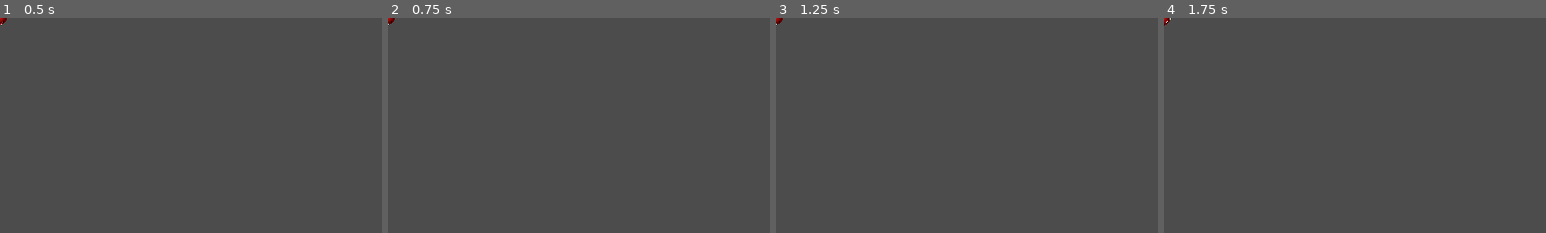
Above: before the commit, frames 1-4 (left to right).
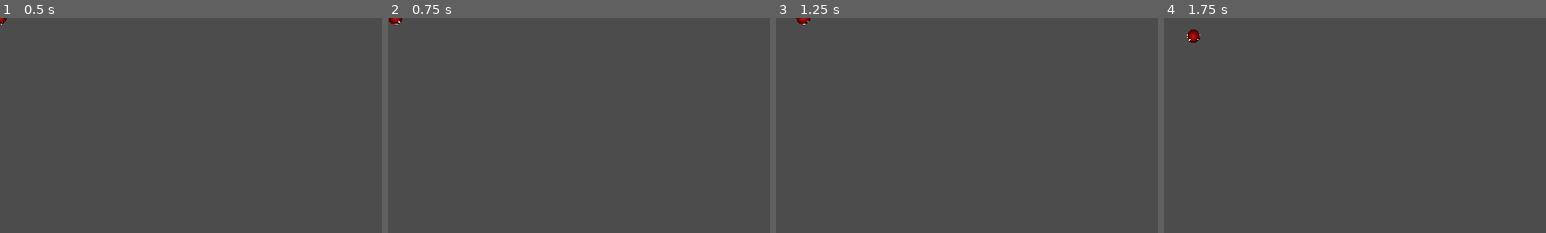
Above: after the commit, the same moments.

Repository: mrhappyhof/soulThieves
Game: Godot game, scene res://scenes/LocalPlayer.tscn
The game is run twice, just before and just after one commit, with the same random seed, the same clock (stepped at 60 frames per second) and the same inputs. This scene is started directly instead of the project's main scene.
Inputs:
- Up to frame 1 (0.5 s): no input
- Up to frame 2 (0.75 s): tap Enter at 0.5 s; hold D (move_right) from 0.53 s (still down)
- Up to frame 3 (1.25 s): keep holding D (move_right)
- Up to frame 4 (1.75 s): tap Space at 1.25 s; release D (move_right) at 1.28 s; hold S (move_down) from 1.28 s (still down)
The pictures show only the part of the screen within x 0-50%, y 0-50%; the shares and areas given below are measured in that part.

Frame 1 is identical in both runs. In frame 2, 0.1% of the frame differs, in the area x 0-4%, y 0-4%; in frame 3, 0.1%; in frame 4, 0.2%, in the area x 0-10%, y 0-12%.

Commit message:
Bomb Spawn and Animation

Diff:
--- a/GranatierClient/scenes/Bomb.tscn
+++ b/GranatierClient/scenes/Bomb.tscn
@@ -1,14 +1,12 @@
-[gd_scene load_steps=19 format=2]
+[gd_scene load_steps=13 format=2]
 
 [ext_resource path="res://resources/images/bomb.svg" type="Texture" id=1]
 [ext_resource path="res://resources/images/bombExplosion.svg" type="Texture" id=2]
-[ext_resource path="res://resources/images/bombExplosionSpread.svg" type="Texture" id=3]
 [ext_resource path="res://scripts/Bomb.gd" type="Script" id=4]
 
 [sub_resource type="Animation" id=1]
 resource_name = "Bomb"
-length = 2.0
-loop = true
+length = 3.0
 tracks/0/type = "value"
 tracks/0/path = NodePath(".:scale")
 tracks/0/interp = 1
@@ -16,10 +14,10 @@
 tracks/0/imported = false
 tracks/0/enabled = true
 tracks/0/keys = {
-"times": PoolRealArray( 0, 1, 2 ),
-"transitions": PoolRealArray( 1, 1, 1 ),
+"times": PoolRealArray( 0, 0.35, 0.7, 1.1, 1.5, 1.85, 2.2, 2.6, 3 ),
+"transitions": PoolRealArray( 1, 1, 1, 1, 1, 1, 1, 1, 1 ),
 "update": 0,
-"values": [ Vector2( 1, 1 ), Vector2( 1.1, 1.1 ), Vector2( 1, 1 ) ]
+"values": [ Vector2( 1, 1 ), Vector2( 1.1, 1.1 ), Vector2( 1, 1 ), Vector2( 1.1, 1.1 ), Vector2( 1, 1 ), Vector2( 1.1, 1.1 ), Vector2( 1, 1 ), Vector2( 1.1, 1.1 ), Vector2( 1, 1 ) ]
 }
 
 [sub_resource type="AtlasTexture" id=2]
@@ -55,83 +53,43 @@
 "speed": 5.0
 } ]
 
-[sub_resource type="AtlasTexture" id=8]
-flags = 4
-atlas = ExtResource( 3 )
-region = Rect2( 0, 0, 100, 300 )
+[sub_resource type="CircleShape2D" id=14]
+radius = 450.0
 
-[sub_resource type="AtlasTexture" id=9]
-flags = 4
-atlas = ExtResource( 3 )
-region = Rect2( 100, 0, 100, 300 )
+[sub_resource type="CircleShape2D" id=15]
+radius = 90.1388
 
-[sub_resource type="AtlasTexture" id=10]
-flags = 4
-atlas = ExtResource( 3 )
-region = Rect2( 200, 0, 100, 300 )
-
-[sub_resource type="AtlasTexture" id=11]
-flags = 4
-atlas = ExtResource( 3 )
-region = Rect2( 300, 0, 100, 300 )
-
-[sub_resource type="AtlasTexture" id=12]
-flags = 4
-atlas = ExtResource( 3 )
-region = Rect2( 400, 0, 100, 300 )
-
-[sub_resource type="SpriteFrames" id=13]
-animations = [ {
-"frames": [ SubResource( 8 ), SubResource( 9 ), SubResource( 10 ), SubResource( 11 ), SubResource( 12 ) ],
-"loop": true,
-"name": "explosion",
-"speed": 5.0
-} ]
-
-[sub_resource type="CircleShape2D" id=14]
-radius = 93.8136
-
-[node name="Bomb" type="Node2D"]
+[node name="Bomb" type="KinematicBody2D"]
+scale = Vector2( 0.2, 0.2 )
 script = ExtResource( 4 )
 
-[node name="Bomb" type="Sprite" parent="."]
-scale = Vector2( 1.07291, 1.07291 )
+[node name="ExplotionTimer" type="Timer" parent="."]
+one_shot = true
+
+[node name="BombAnim" type="Sprite" parent="."]
 texture = ExtResource( 1 )
 
-[node name="AnimationPlayer" type="AnimationPlayer" parent="Bomb"]
-playback_speed = 3.0
+[node name="AnimationPlayer" type="AnimationPlayer" parent="BombAnim"]
 anims/Bomb = SubResource( 1 )
 
 [node name="AnimatedExplosion" type="AnimatedSprite" parent="."]
+visible = false
 frames = SubResource( 7 )
 animation = "explosion"
 frame = 1
 
-[node name="AnimatedExplosionSpreadTop" type="AnimatedSprite" parent="."]
-position = Vector2( 0, -230 )
-frames = SubResource( 13 )
-animation = "explosion"
+[node name="CollisionShape2D" type="CollisionShape2D" parent="."]
+scale = Vector2( 0.2, 0.2 )
+shape = SubResource( 14 )
+disabled = true
 
-[node name="AnimatedExplosionSpreadRight" type="AnimatedSprite" parent="."]
-position = Vector2( 230, 0 )
-rotation = 1.5708
-frames = SubResource( 13 )
-animation = "explosion"
+[node name="PlayerIntersection" type="Area2D" parent="."]
+collision_layer = 0
 
-[node name="AnimatedExplosionSpreadBottom" type="AnimatedSprite" parent="."]
-position = Vector2( 0, 230 )
-frames = SubResource( 13 )
-animation = "explosion"
-flip_v = true
+[node name="CollisionShape2D" type="CollisionShape2D" parent="PlayerIntersection"]
+modulate = Color( 0.0431373, 0.0431373, 0.0431373, 1 )
+shape = SubResource( 15 )
 
-[node name="AnimatedExplosionSpreadLeft" type="AnimatedSprite" parent="."]
-position = Vector2( -230, 0 )
-rotation = 1.5708
-frames = SubResource( 13 )
-animation = "explosion"
-flip_v = true
-
-[node name="StaticBody2D" type="StaticBody2D" parent="."]
-
-[node name="CollisionShape2D" type="CollisionShape2D" parent="StaticBody2D"]
-shape = SubResource( 14 )
+[connection signal="timeout" from="ExplotionTimer" to="." method="_on_TimerAnim_timeout"]
+[connection signal="animation_finished" from="BombAnim/AnimationPlayer" to="." method="_on_AnimationPlayer_animation_finished"]
+[connection signal="body_exited" from="PlayerIntersection" to="." method="_on_PlayerIntersection_body_exited"]
--- /dev/null
+++ b/GranatierClient/scenes/BombExplosion.tscn
@@ -0,0 +1,53 @@
+[gd_scene load_steps=10 format=2]
+
+[ext_resource path="res://resources/images/bombExplosionSpread.svg" type="Texture" id=1]
+[ext_resource path="res://scripts/BombExplosion.gd" type="Script" id=2]
+
+[sub_resource type="AtlasTexture" id=8]
+flags = 4
+atlas = ExtResource( 1 )
+region = Rect2( 0, 0, 100, 300 )
+
+[sub_resource type="AtlasTexture" id=9]
+flags = 4
+atlas = ExtResource( 1 )
+region = Rect2( 100, 0, 100, 300 )
+
+[sub_resource type="AtlasTexture" id=10]
+flags = 4
+atlas = ExtResource( 1 )
+region = Rect2( 200, 0, 100, 300 )
+
+[sub_resource type="AtlasTexture" id=11]
+flags = 4
+atlas = ExtResource( 1 )
+region = Rect2( 300, 0, 100, 300 )
+
+[sub_resource type="AtlasTexture" id=12]
+flags = 4
+atlas = ExtResource( 1 )
+region = Rect2( 400, 0, 100, 300 )
+
+[sub_resource type="SpriteFrames" id=13]
+animations = [ {
+"frames": [ SubResource( 8 ), SubResource( 9 ), SubResource( 10 ), SubResource( 11 ), SubResource( 12 ) ],
+"loop": true,
+"name": "explosion",
+"speed": 5.0
+} ]
+
+[sub_resource type="RectangleShape2D" id=14]
+extents = Vector2( 13, 148 )
+
+[node name="BombExplosion" type="Area2D"]
+scale = Vector2( 0.2, 0.2 )
+script = ExtResource( 2 )
+
+[node name="AnimatedSprite" type="AnimatedSprite" parent="."]
+position = Vector2( 0, -150 )
+frames = SubResource( 13 )
+animation = "explosion"
+
+[node name="CollisionShape2D" type="CollisionShape2D" parent="."]
+position = Vector2( 0, -148 )
+shape = SubResource( 14 )
--- a/GranatierClient/scripts/Bomb.gd
+++ b/GranatierClient/scripts/Bomb.gd
@@ -1,23 +1,16 @@
 extends Node2D
-
-
-
-const dir = { "up": Vector2(0, -1),
-			  "down": Vector2(0, 1),
-			  "left": Vector2(-1, 0),
-			  "right": Vector2(1, 0) }
 
 #Nodes
 var player
 
+var bomb_explosion_scene
+
 ## Member variables
 var cell_pos = Vector2() # Bomb tilemap coordinates
-var bomb_range # Range of the bomb explosion
-var counter = 1 # Counter for flame animation
+var bomb_range = 1# Range of the bomb explosion
 
 var exploding = false # Is the bomb exploding?
 var chained_bombs = [] # Bombs triggered by the chain reaction
-var anim_ranges = {} # Explosion range for each direction
 var flame_cells = [] # Coordinates and orientation of the cells with flame animation
 var destruct_cells = [] # Coordinates of the destructible cells in range
 var indestruct_cells = [] # Coordinates of the destructible cells in range
@@ -27,9 +20,118 @@
 
 # Called when the node enters the scene tree for the first time.
 func _ready():
-	pass # Replace with function body.
+	bomb_explosion_scene = load("res://scenes/BombExplosion.tscn")
+	self.get_node("BombAnim/AnimationPlayer").play("Bomb")
 
 
 # Called every frame. 'delta' is the elapsed time since the previous frame.
 #func _process(delta):
 #	pass
+
+
+func _on_TimerAnim_timeout():
+	get_parent().remove_child(self)
+
+
+func _on_AnimationPlayer_animation_finished(anim_name):
+	explode()
+
+
+func explode():
+	var tilemap = get_parent().get_node("TileMap")
+	var coords = Vector2(tilemap.world_to_map(self.get_position()))
+	print("exploding")
+	$BombAnim.hide()
+	for i in range(bomb_range):
+		print("going up")
+		var current_coords = coords+Vector2.UP*i
+		var cell_id = tilemap.get_cellv(current_coords)
+		var cell_type = tilemap.tile_set.tile_get_name(cell_id)
+		match cell_type:
+			"arena_greenwall":
+				print("greenwall")
+				break
+			"arena_wall":
+				print("arenawall")
+				tilemap.destroy_cell(coords.x,coords.y)
+				#create explosion
+				var bomb_explosion = bomb_explosion_scene.instance()
+				bomb_explosion.position = to_global(tilemap.map_to_world(current_coords)+tilemap.cell_size/2)
+				add_child(bomb_explosion)
+				break
+			_:
+				print("nothing")
+				var bomb_explosion = bomb_explosion_scene.instance()
+				bomb_explosion.position = to_global(tilemap.map_to_world(current_coords)+tilemap.cell_size/2)
+				add_child(bomb_explosion)
+	for i in range(bomb_range):
+		print("going up")
+		var current_coords = coords+Vector2.LEFT*i
+		var cell_id = tilemap.get_cellv(current_coords)
+		var cell_type = tilemap.tile_set.tile_get_name(cell_id)
+		match cell_type:
+			"arena_greenwall":
+				print("greenwall")
+				break
+			"arena_wall":
+				print("arenawall")
+				tilemap.destroy_cell(coords.x,coords.y)
+				#create explosion
+				var bomb_explosion = bomb_explosion_scene.instance()
+				bomb_explosion.position = to_global(tilemap.map_to_world(current_coords)+tilemap.cell_size/2)
+				add_child(bomb_explosion)
+				break
+			_:
+				print("nothing")
+				var bomb_explosion = bomb_explosion_scene.instance()
+				bomb_explosion.position = to_global(tilemap.map_to_world(current_coords)+tilemap.cell_size/2)
+				add_child(bomb_explosion)
+	for i in range(bomb_range):
+		print("going up")
+		var current_coords = coords+Vector2.RIGHT*i
+		var cell_id = tilemap.get_cellv(current_coords)
+		var cell_type = tilemap.tile_set.tile_get_name(cell_id)
+		match cell_type:
+			"arena_greenwall":
+				print("greenwall")
+				break
+			"arena_wall":
+				print("arenawall")
+				tilemap.destroy_cell(coords.x,coords.y)
+				#create explosion
+				var bomb_explosion = bomb_explosion_scene.instance()
+				bomb_explosion.position = to_global(tilemap.map_to_world(current_coords)+tilemap.cell_size/2)
+				add_child(bomb_explosion)
+				break
+			_:
+				print("nothing")
+				var bomb_explosion = bomb_explosion_scene.instance()
+				bomb_explosion.position = to_global(tilemap.map_to_world(current_coords)+tilemap.cell_size/2)
+				add_child(bomb_explosion)
+	for i in range(bomb_range):
+		print("going up")
+		var current_coords = coords+Vector2.DOWN*i
+		var cell_id = tilemap.get_cellv(current_coords)
+		var cell_type = tilemap.tile_set.tile_get_name(cell_id)
+		match cell_type:
+			"arena_greenwall":
+				print("greenwall")
+				break
+			"arena_wall":
+				print("arenawall")
+				tilemap.destroy_cell(coords.x,coords.y)
+				#create explosion
+				var bomb_explosion = bomb_explosion_scene.instance()
+				bomb_explosion.position = to_global(tilemap.map_to_world(current_coords)+tilemap.cell_size/2)
+				add_child(bomb_explosion)
+				break
+			_:
+				print("nothing")
+				var bomb_explosion = bomb_explosion_scene.instance()
+				bomb_explosion.position = to_global(tilemap.map_to_world(current_coords)+tilemap.cell_size/2)
+				add_child(bomb_explosion)
+	get_node("ExplotionTimer").start()
+
+
+func _on_PlayerIntersection_body_exited(body):
+	$CollisionShape2D.set_deferred("disabled", false)
--- /dev/null
+++ b/GranatierClient/scripts/BombExplosion.gd
@@ -0,0 +1,17 @@
+extends Area2D
+
+
+# Declare member variables here. Examples:
+# var a = 2
+# var b = "text"
+
+
+# Called when the node enters the scene tree for the first time.
+func _ready():
+	$AnimatedSprite.play()
+	pass # Replace with function body.
+
+
+# Called every frame. 'delta' is the elapsed time since the previous frame.
+#func _process(delta):
+#	pass
--- a/GranatierClient/scripts/LocalPlayer.gd
+++ b/GranatierClient/scripts/LocalPlayer.gd
@@ -1,28 +1,37 @@
-extends "res://scripts/Player.gd"
+extends KinematicBody2D
 
-export var speed = 100
-func _physics_process(delta):
+var bomb_scene = preload("res://scenes/Bomb.tscn")
+
+var speed = 100
+
+func set_animation(player_no):
+	$AnimatedSprite.animation = "player" + str(player_no)
+
+func _physics_process(_delta):
 	var motion = Vector2.ZERO
 	if Input.is_action_pressed("move_right"):
-		motion.x = 1
+		motion = Vector2.RIGHT
 		rotation = 0
+	if Input.is_action_pressed("move_down"):
+		motion = Vector2.DOWN
+		rotation = PI/2
 	if Input.is_action_pressed("move_left"):
-		motion.x = -1
+		motion = Vector2.LEFT
 		rotation = PI
-	if Input.is_action_pressed("move_down"):
-		motion.y = 1
-		rotation = PI/2
 	if Input.is_action_pressed("move_up"):
-		motion.y = -1
+		motion = Vector2.UP
 		rotation = 1.5*PI
+	if Input.is_action_just_pressed("place_bomb"):
+		var bomb = bomb_scene.instance()
+		var tilemap = get_node("../TileMap")
+		bomb.position = tilemap.map_to_world(tilemap.world_to_map(position - tilemap.position)) + tilemap.position + Vector2(20,20)
+		print("spawn bomb")
+		get_parent().add_child(bomb)
 
 	if motion.length() > 0:
-		#motion = motion.normalized() * speed
+		var _v = move_and_slide(motion * speed)
 		Server.MovePlayer(motion)
 		$AnimatedSprite.play()
 	else:
 		$AnimatedSprite.stop()
 		$AnimatedSprite.frame = 0
-
-
-	#move_and_slide(motion * speed, Vector2.UP)
